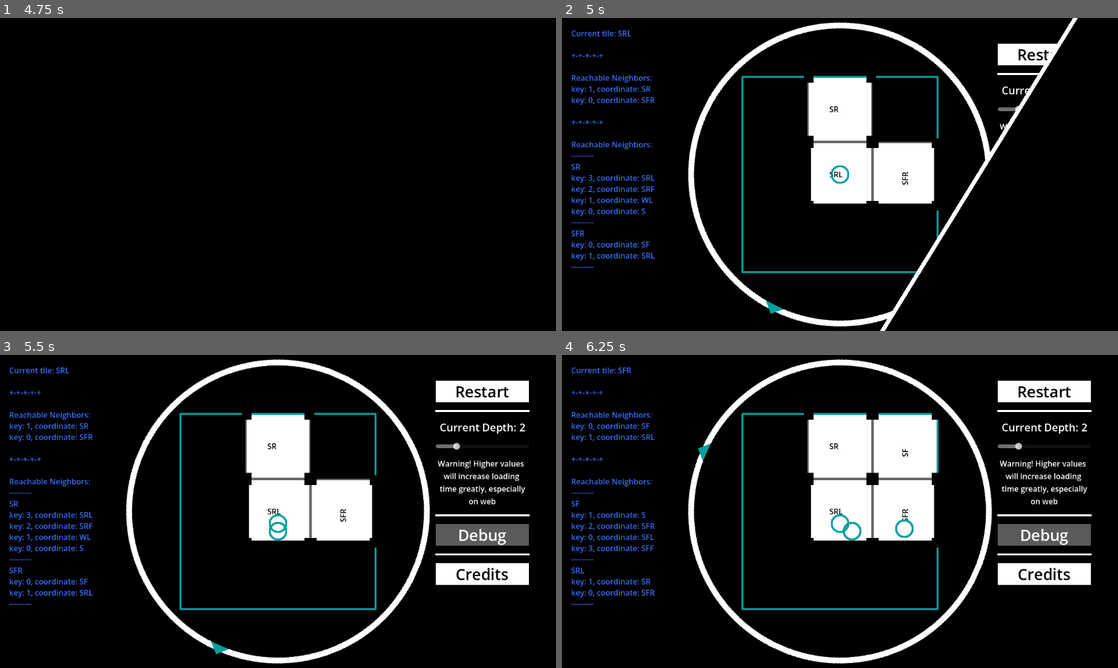
Above: before the commit, frames 1-4 (two rows, left to right).
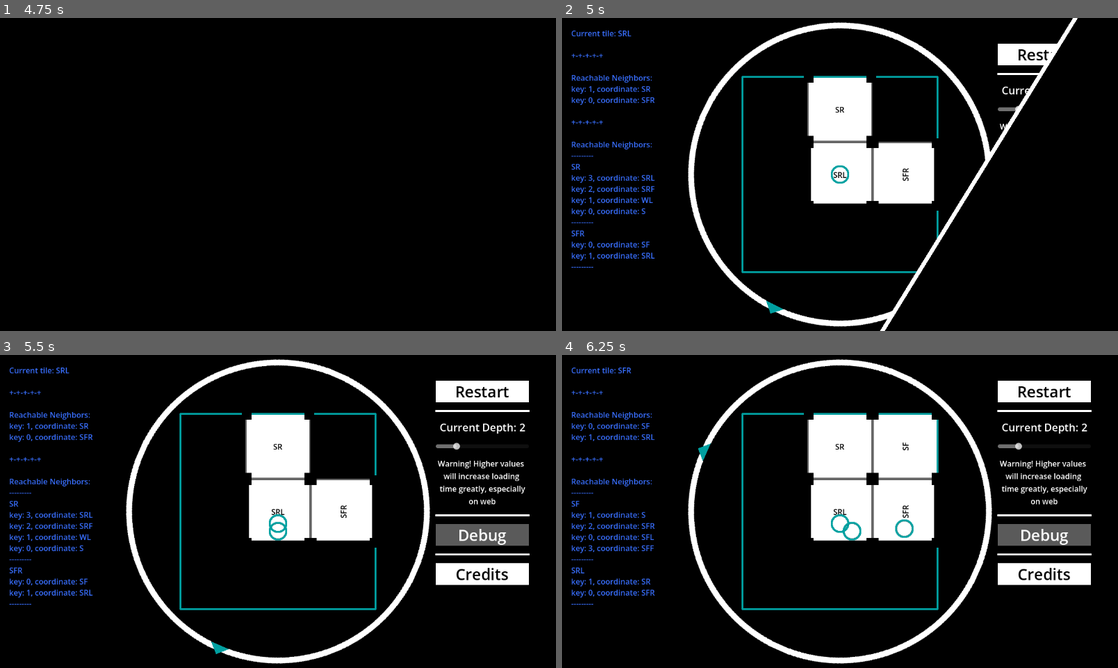
Above: after the commit, the same moments.

Repository: entityJY/hyperedi
Game: Godot game, scene res://ui/start_game.tscn
Two runs of this game, one before a commit and one after it. Both use one fixed random seed, a clock stepped at 60 frames per second and the inputs below. Sound files missing from this copy of the repository are replaced by a short silence.
Inputs:
- Up to frame 1 (4.75 s): click "Start Game" at 0.5 s; click "Restart" at 1.25 s; click "Restart" at 2 s; click "Restart" at 2.75 s; hold D (right) 3.53-4.25 s; tap Space (place) at 3.6 s; click "Debug" at 4.25 s
- Up to frame 2 (5 s): no input
- Up to frame 3 (5.5 s): hold S (down) from 5.03 s (still down); tap Space (place) at 5.1 s
- Up to frame 4 (6.25 s): tap Enter at 5.75 s; release S (down) at 5.78 s; hold D (right) from 5.78 s (still down); tap Space (place) at 5.85 s

Frame 1 is identical in both runs. In frame 2, 0.1% of the frame differs, in the area x 48-63%, y 28-54%; in frame 3, 0.1%; in frame 4, 0.2%, in the area x 48-63%, y 27-54%.

Commit message:
feat: update debug labels on tiles to be centered

Diff:
--- a/hyperplane_dungeon/tile.tscn
+++ b/hyperplane_dungeon/tile.tscn
@@ -136,11 +136,18 @@
 texture = SubResource("CanvasTexture_kwjmu")
 
 [node name="DebugLabel" type="Label" parent="." unique_id=1210329761]
-visible = false
 modulate = Color(0, 0, 0, 1)
-offset_left = -22.0
-offset_top = -12.0
-offset_right = 18.0
-offset_bottom = 11.0
+anchors_preset = 8
+anchor_left = 0.5
+anchor_top = 0.5
+anchor_right = 0.5
+anchor_bottom = 0.5
+offset_left = -60.0
+offset_top = -11.5
+offset_right = 60.0
+offset_bottom = 11.5
+grow_horizontal = 2
+grow_vertical = 2
+horizontal_alignment = 1
 
 [connection signal="body_entered" from="Area2D" to="." method="_on_area_2d_body_entered"]
